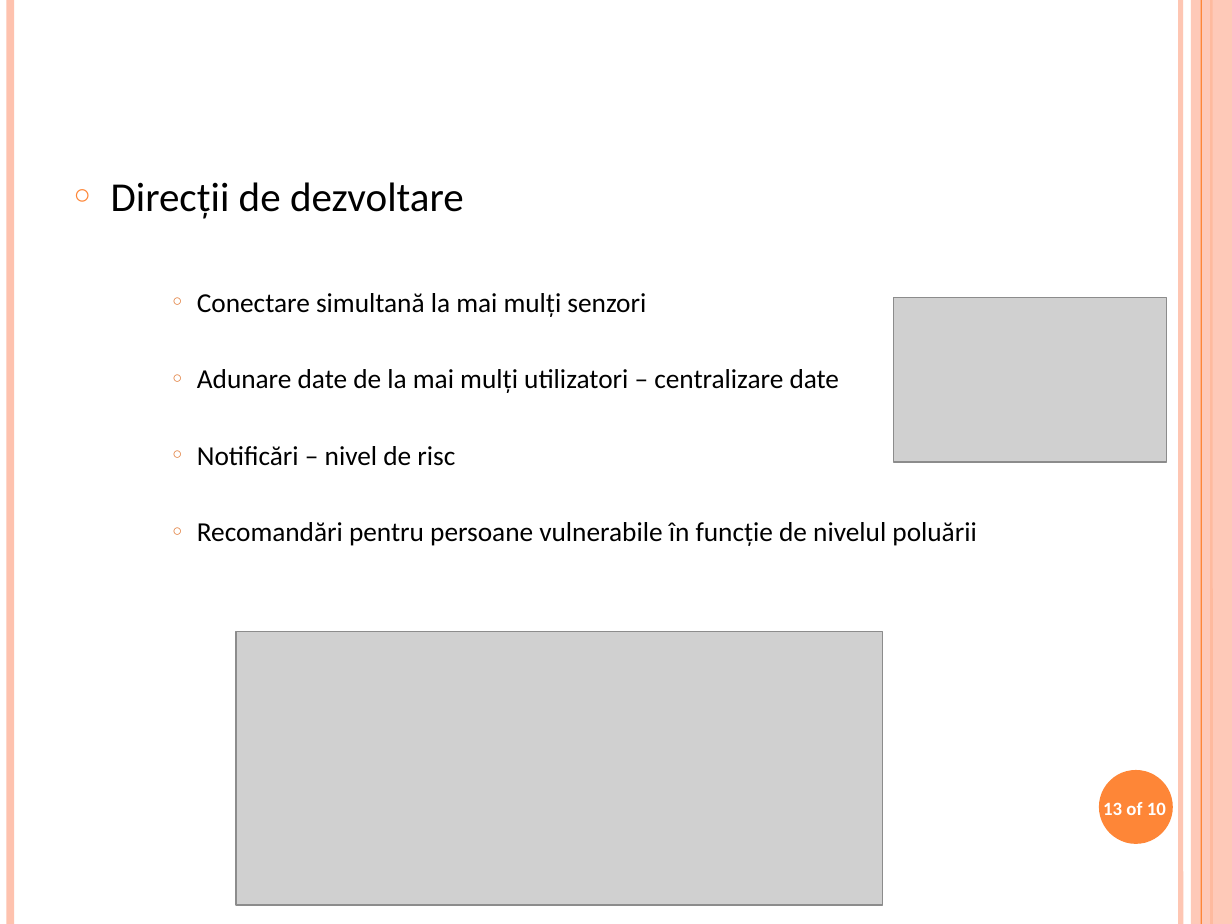
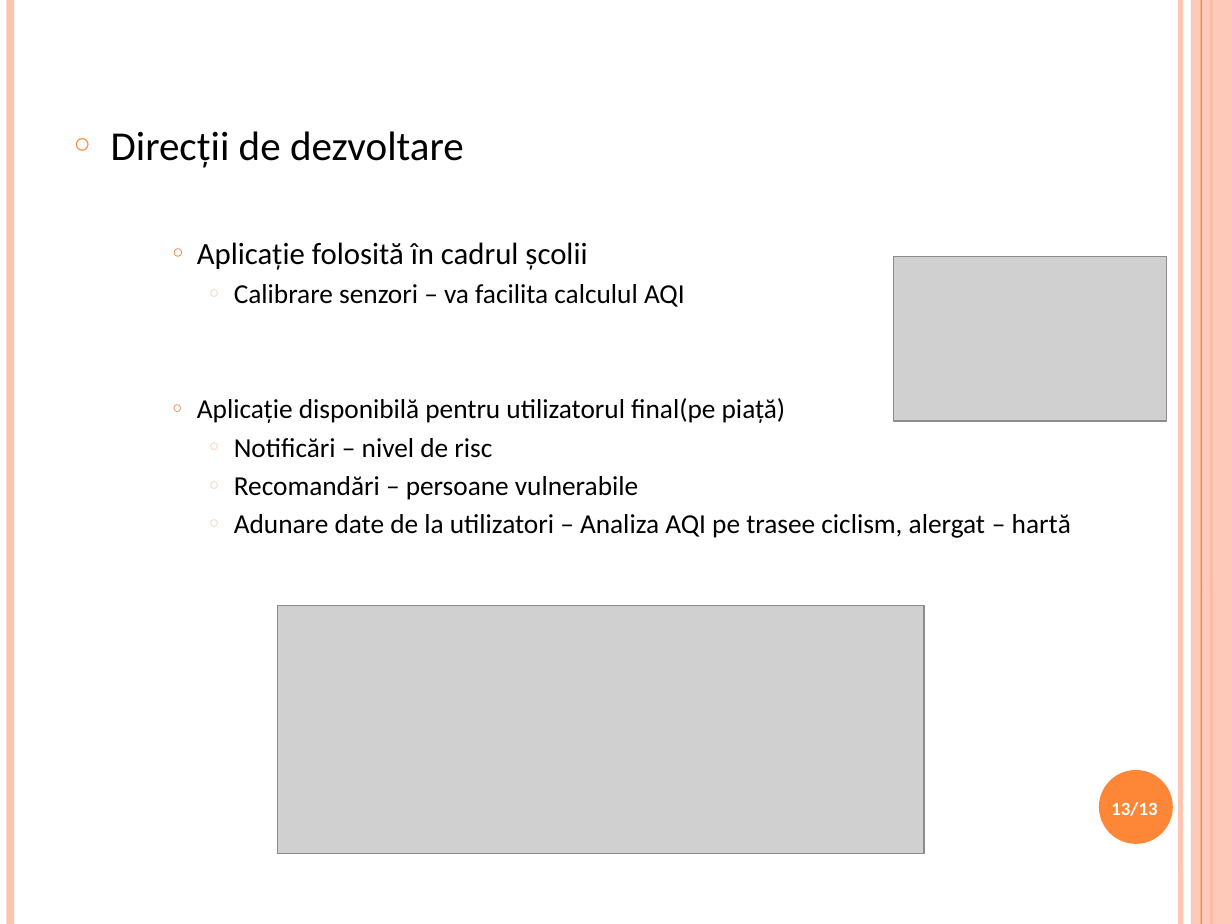
Before and after one commit to paultarce/workDizApp, a slide deck: slide 13 of Documentatie/TarcePaul_PrezentareLucrareDeDisertatie.pptx. Drawn at 1232x924 pixels with LibreOffice and Linux fonts; fonts in the diff are those of the drawing; grey boxes stand for pictures; background and template pictures are left out. Boxes give left, top, right and bottom in pixels: in the first picture for what was removed or moved away, otherwise in the second. Text is boxed around its words. In the diff, an @@ line names an element or a change of style, - is before the commit and + after.

```diff
--- a/Documentatie/TarcePaul_PrezentareLucrareDeDisertatie.pptx
+++ b/Documentatie/TarcePaul_PrezentareLucrareDeDisertatie.pptx
@@ text "Direcții de dezvoltare": place and size @@
-text "Direcții de dezvoltare" at (111,182,976,546)
+text "Direcții de dezvoltare" at (111,131,1071,538)
@@ text at (197,242,786,423): text changed @@
-    ○ Conectare simultană la mai mulți senzori
-    ○ Adunare date de la mai mulți utilizatori – centralizare date
+    ○ Aplicație folosită în cadrul școlii
+      ○ Calibrare senzori – va facilita calculul AQI
+    ○ Aplicație disponibilă pentru utilizatorul final(pe piață)
@@ picture: place and size @@
-picture at (893,298,1167,462)
+picture at (893,256,1167,420)
@@ text at (234,438,492,458): list level 3 to 4 in "Notificări – nivel de risc"; bullet colour #E07631 to #FEC3AE @@
@@ text at (234,476,1071,538): text changed @@
-    ○ Recomandări pentru persoane vulnerabile în funcție de nivelul poluării
+      ○ Recomandări – persoane vulnerabile
+      ○ Adunare date de la utilizatori – Analiza AQI pe trasee ciclism, alergat – hartă
@@ picture: place and size @@
-picture at (237,632,883,906)
+picture at (277,606,924,854)
@@ page number at (1111,802,1157,816): text changed @@
-13 of 10
+13/13
```
Also in this commit, not shown: 11 other slides changed, 1 other file.
